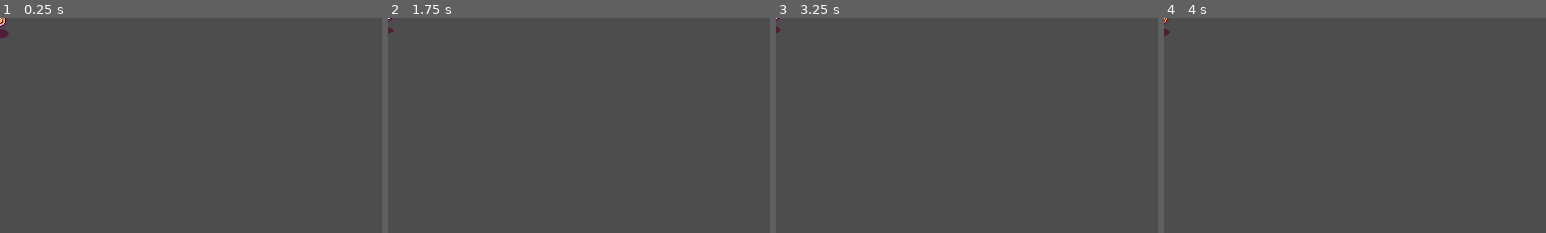
Above: before the commit, frames 1-4 (left to right).
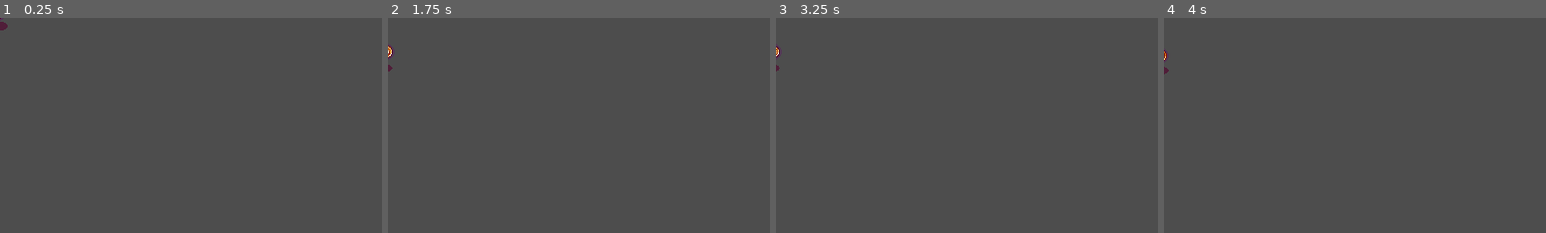
Above: after the commit, the same moments.

Repository: Cielight0/ZeldIsaac
Game: Godot game, scene res://Scenes/InteractiveObjects/Coin/coin.tscn
The game is run twice, just before and just after one commit, with the same random seed, the same clock (stepped at 60 frames per second) and the same inputs. This scene is started directly instead of the project's main scene. Sound files missing from this copy of the repository are replaced by a short silence.
Inputs:
- Up to frame 1 (0.25 s): no input
- Up to frame 2 (1.75 s): tap Enter (ui_accept) at 0.5, 0.77, 1.25, 1.52 s; hold Right (ui_right) 0.53-1.28 s; hold Down (ui_down) from 1.28 s (still down)
- Up to frame 3 (3.25 s): tap Enter (ui_accept) at 2, 2.75, 3.02 s; release Down (ui_down) at 2.03 s; hold Right (ui_right) 2.03-2.78 s; hold Up (ui_up) from 2.78 s (still down)
- Up to frame 4 (4 s): tap Enter (ui_accept) at 3.5, 3.77 s; release Up (ui_up) at 3.53 s; hold Left (ui_left) from 3.53 s (still down)
The pictures show only the part of the screen within x 0-50%, y 0-50%; the shares and areas given below are measured in that part.

The runs differ from the first frame. In frame 1, 0.2% of the frame differs, in the area x 0-3%, y 0-10%; in frame 2, 0.1%; in frame 3, less than 0.1%; in frame 4, 0.1%.

Commit message:
randomized coin spawn quantity

Diff:
--- a/Autoload/Game.gd
+++ b/Autoload/Game.gd
@@ -8,7 +8,9 @@
 		EVENTS.emit_signal("nb_coins_changed", nb_coins)
 
 func _ready() -> void:
+	randomize()
 	EVENTS.coin_collected.connect(_on_EVENTS_coin_collected)
+	Input.set_mouse_mode(Input.MOUSE_MODE_HIDDEN)
 
 func _on_EVENTS_coin_collected():
 	set_nb_coins(nb_coins+1)
--- a/Scenes/InteractiveObjects/Coin/coin.gd
+++ b/Scenes/InteractiveObjects/Coin/coin.gd
@@ -6,6 +6,9 @@
 @onready var coinsprite = $CoinSprite
 @onready var shadowsprite = $ShadowSprite
 @onready var animation_player = $AnimationPlayer
+@onready var timer = $Timer
+
+signal state_changed
 
 enum STATE{
 	SPAWN,
@@ -14,17 +17,50 @@
 	COLLECT
 }
 
-var speed : float = 400
-var state : int = STATE.IDLE
+const GRAVITY := 40
+
+var speed : float = 500
 var target : Node2D = null
 
+var spawn_v_force : float = -400
+var spawn_dir_force : float = 50
+var spawn_dir := Vector2.ZERO
+var spawn_dir_velocity := Vector2.ZERO
+var damping := 20
+
+@export var state : int = STATE.SPAWN:
+	set(value):
+		if value != state:
+			state = value
+			emit_signal("state_changed")
+	get:
+		return state
+
 func _ready()-> void:
+	particules.set_emitting(false)
 	animation_player.play("wave")
+	_init_spawn_values()
+
+func _init_spawn_values()-> void:
+	var rdm_angle = randf_range(0, 360)
+	print(rdm_angle)
+	spawn_dir = Vector2(sin(rdm_angle),cos(rdm_angle))
 
 
+func _spawn(delta):
+	spawn_v_force += GRAVITY
+	var spawn_v_velocity = Vector2(0,spawn_v_force)
+	spawn_dir_velocity = spawn_dir * spawn_dir_force
+	var velocity = spawn_v_velocity + spawn_dir_velocity
+	position += velocity*delta
+
 func _physics_process(delta)->void:
-	particules.set_emitting(false)
+	match(state):
+		STATE.FOLLOW: _follow(delta)
+		STATE.SPAWN: _spawn(delta)
 
+
+func _follow(delta)->void:
 	if state == STATE.FOLLOW:
 		print(target.get_position())
 		var target_pos = target.get_position()
@@ -32,8 +68,8 @@
 
 		if position.distance_to(target_pos) < spd:
 			position = target_pos
+			collect()
 			print(position)
-			collect()
 		else:
 			position = position.move_toward(target_pos,spd)
 
@@ -67,3 +103,16 @@
 func _on_timer_timeout():
 	coinsprite.play("Rotation")
 	shadowsprite.play("Rotation")
+
+
+func _on_spawn_duration_timer_timeout():
+	state = STATE.IDLE
+
+
+func _on_state_changed():
+	if state == STATE.IDLE:
+		for body in area.get_overlapping_bodies():
+			if body is Character:
+				state = STATE.FOLLOW
+				target = body
+				animation_player.stop()
--- a/Scenes/InteractiveObjects/Coin/coin.tscn
+++ b/Scenes/InteractiveObjects/Coin/coin.tscn
@@ -221,12 +221,14 @@
 
 [node name="ShadowSprite" type="AnimatedSprite2D" parent="."]
 modulate = Color(1, 1, 1, 0.607843)
+z_index = 1
 sprite_frames = SubResource("SpriteFrames_p2rxv")
 animation = &"Rotation"
 frame_progress = 0.378767
 offset = Vector2(0, 15)
 
 [node name="CoinSprite" type="AnimatedSprite2D" parent="."]
+z_index = 1
 sprite_frames = SubResource("SpriteFrames_qprrk")
 animation = &"Rotation"
 frame_progress = 0.585844
@@ -236,6 +238,7 @@
 [node name="CollisionShape2D" type="CollisionShape2D" parent="Area2D"]
 position = Vector2(0, 1)
 shape = SubResource("CircleShape2D_binht")
+metadata/_edit_lock_ = true
 
 [node name="GPUParticles2D" type="GPUParticles2D" parent="."]
 amount = 400
@@ -252,7 +255,14 @@
 [node name="Timer" type="Timer" parent="."]
 autostart = true
 
+[node name="SpawnDurationTimer" type="Timer" parent="."]
+wait_time = 0.35
+one_shot = true
+autostart = true
+
+[connection signal="state_changed" from="." to="." method="_on_state_changed"]
 [connection signal="body_entered" from="Area2D" to="." method="_on_area_2d_body_entered"]
 [connection signal="finished" from="AudioStreamPlayer2D" to="." method="_on_audio_stream_player_2d_finished"]
 [connection signal="animation_finished" from="AnimationPlayer" to="." method="_on_animation_player_animation_finished"]
 [connection signal="timeout" from="Timer" to="." method="_on_timer_timeout"]
+[connection signal="timeout" from="SpawnDurationTimer" to="." method="_on_spawn_duration_timer_timeout"]
--- a/Scenes/Levels/CoinFactory.gd
+++ b/Scenes/Levels/CoinFactory.gd
@@ -5,10 +5,12 @@
 func _ready()->void:
 	EVENTS.spawn_coin.connect(_on_EVENTS_spawn_coin)
 
-func _spawn_coin(pos: Vector2)->void:
-	var coin = coin_scene.instantiate()
-	coin.set_position(pos)
-	owner.add_child(coin)
+func _spawn_coin(pos: Vector2, nb_coin : int)->void:
+	for i in range(nb_coin):
+		var coin = coin_scene.instantiate()
+		coin.set_position(pos)
+		owner.add_child(coin)
 
 func _on_EVENTS_spawn_coin(pos:Vector2):
-	_spawn_coin(pos)
+	var nb_coin = randf_range(1, 5)
+	_spawn_coin(pos,nb_coin)
